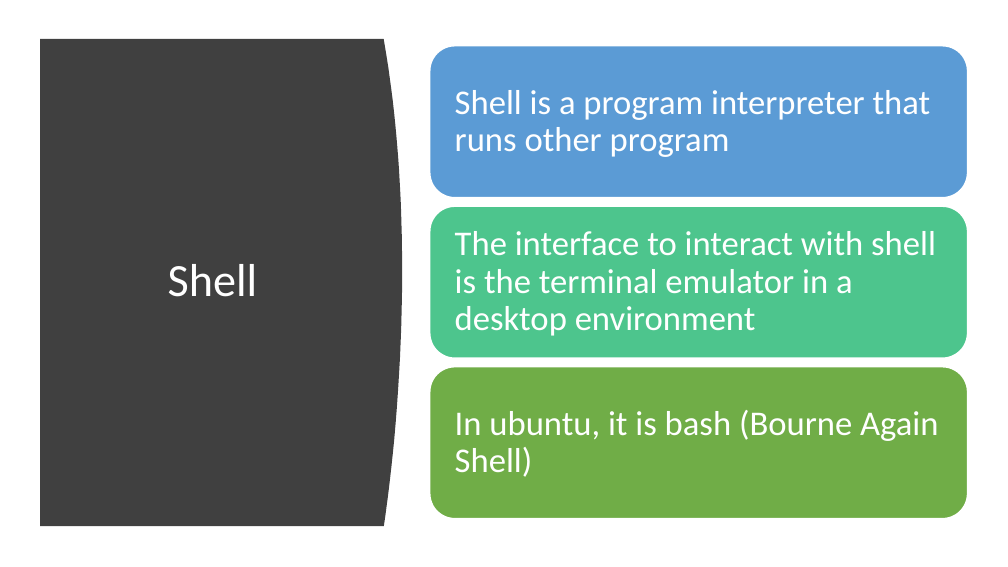
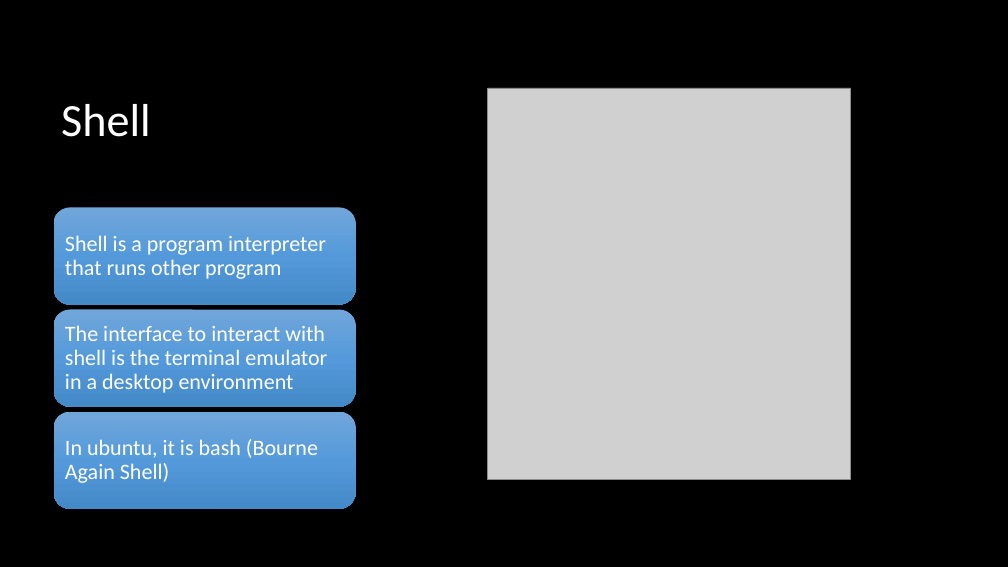
Before and after one commit to lixiaopi1985/Bioinformatics_miniseries, a slide deck: slide 5 of p1_linux/workshop1-linux_basic.pptx (slide 6 before the commit). Drawn at 1008x567 pixels with LibreOffice and Linux fonts; fonts in the diff are those of the drawing; grey boxes stand for pictures. Boxes give left, top, right and bottom in pixels: in the first picture for what was removed or moved away, otherwise in the second. Text is boxed around its words. In the diff, an @@ line names an element or a change of style, - is before the commit and + after.

```diff
--- a/p1_linux/workshop1-linux_basic.pptx
+++ b/p1_linux/workshop1-linux_basic.pptx
@@ background #FFFFFF to #000000 @@
@@ freeform shape removed at (40,39,402,526) @@
@@ title "Shell": place and size @@
-title "Shell" at (168,264,258,297)
+title "Shell" at (61,104,151,137)
@@ title "Shell" at (61,104,151,137): alignment centre to left @@
@@ picture added at (488,88,851,479) @@
@@ rounded rectangle added at (54,207,355,304), fill gradient #71A6DB to #559BDB to #448ACA @@
@@ text "Shell is a program interpreter ...": place and size @@
-text "Shell is a program interpreter ..." at (430,45,968,198)
+text "Shell is a program interpreter ..." at (65,235,326,279)
@@ text "Shell is a program interpreter ..." at (65,235,326,279): size 33 to 21 pt; less space between paragraphs; fill #5B9BD5 to none; outline #FFFFFF 2 pt to none @@
@@ rounded rectangle added at (54,309,355,406), fill gradient #71A6DB to #559BDB to #448ACA @@
@@ text "The interface to interact with ...": place and size @@
-text "The interface to interact with ..." at (430,206,968,358)
+text "The interface to interact with ..." at (65,325,327,393)
@@ text "The interface to interact with ..." at (65,325,327,393): size 33 to 21 pt; less space between paragraphs; fill #4DC58D to none; outline #FFFFFF 2 pt to none @@
@@ rounded rectangle added at (54,412,355,509), fill gradient #71A6DB to #559BDB to #448ACA @@
@@ text "In ubuntu, it is bash ...": place and size @@
-text "In ubuntu, it is bash ..." at (430,367,968,520)
+text "In ubuntu, it is bash ..." at (65,439,318,483)
@@ text "In ubuntu, it is bash ..." at (65,439,318,483): size 33 to 21 pt; less space between paragraphs; fill #70AD47 to none; outline #FFFFFF 2 pt to none @@
```
Also in this commit, not shown: 4 other slides changed, 49 slides added, 5 slides removed.
